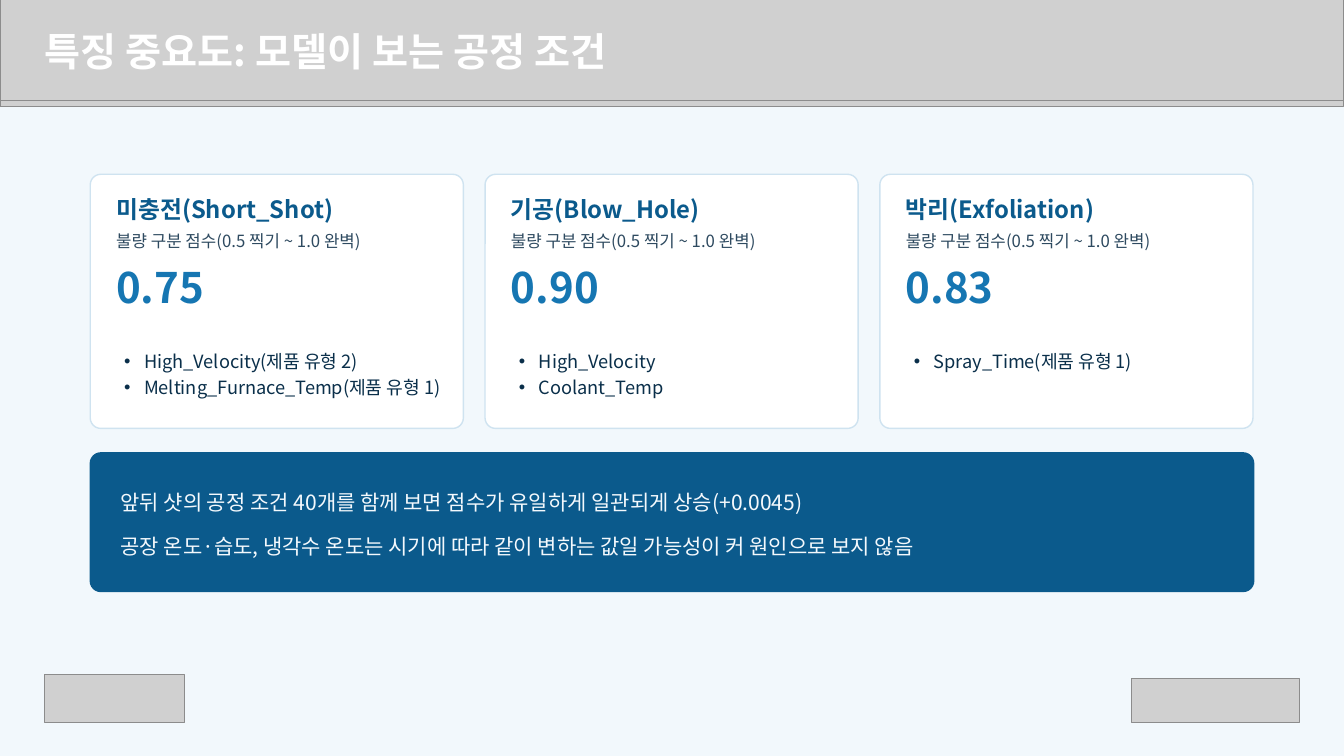
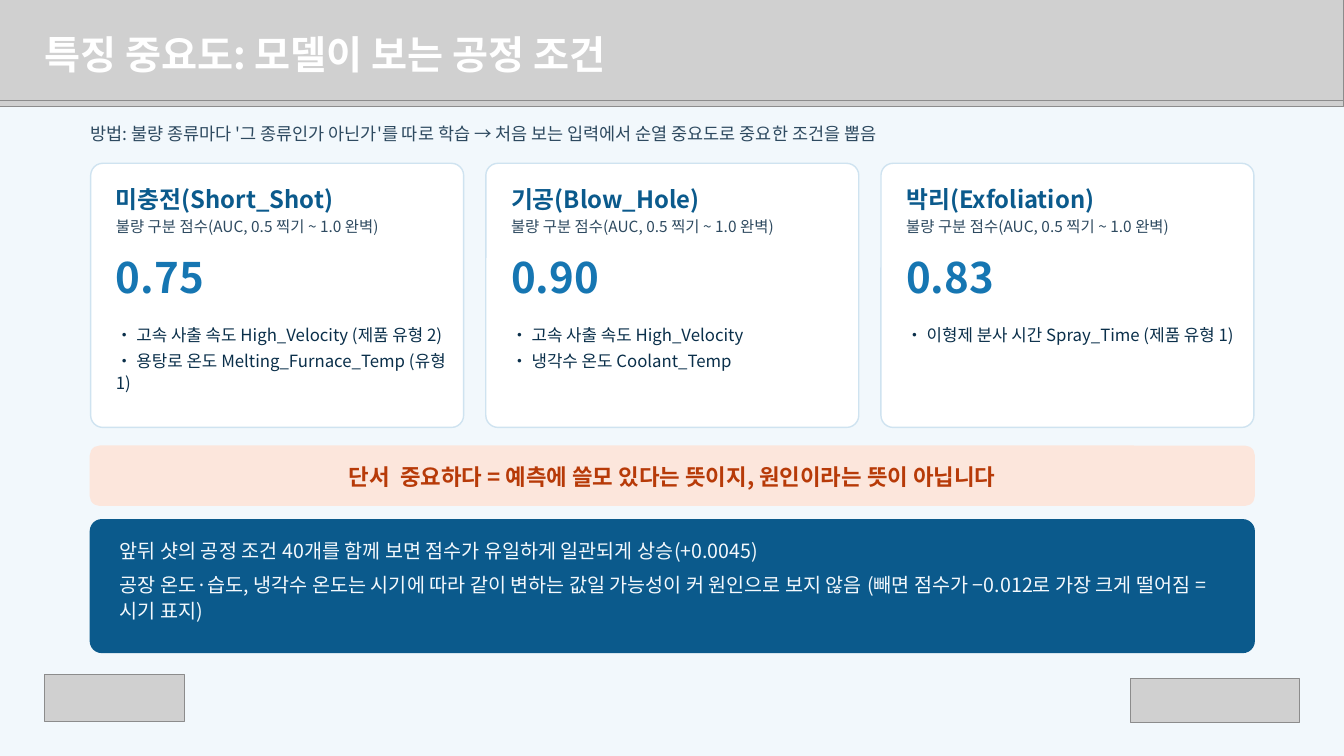
Before and after one commit to hajin-eng/team1-deeplearning, a slide deck: slide 7 of 최종프로젝트_학생배포/보고서/발표자료_1조.pptx. Drawn at 1344x756 pixels with LibreOffice and Linux fonts; fonts in the diff are those of the drawing; grey boxes stand for pictures. Boxes give left, top, right and bottom in pixels: in the first picture for what was removed or moved away, otherwise in the second. Text is boxed around its words. In the diff, an @@ line names an element or a change of style, - is before the commit and + after.

Commit message:
README·requirements 추가, 발표 자료를 최종본으로 교체, 옛 웹 보고서와 절대경로 스크립트 삭제

```diff
--- a/최종프로젝트_학생배포/보고서/발표자료_1조.pptx
+++ b/최종프로젝트_학생배포/보고서/발표자료_1조.pptx
@@ text "특징 중요도: 모델이 보는 공정 ..." at [44, 36, 606, 72]: line spacing 36.4pt to 1.1; vertical alignment top to middle @@
@@ text added at [91, 125, 876, 142], 12.5 pt, text #2E4A60 @@
+방법: 불량 종류마다 '그 종류인가 아닌가'를 따로 학습 → 처음 보는 입력에서 순열 중요도로 중요한 조건을 뽑음
@@ rounded rectangle: place and size @@
-rounded rectangle at [91, 174, 464, 429]
+rounded rectangle at [91, 163, 464, 427]
@@ rounded rectangle: place and size @@
-rounded rectangle at [485, 174, 858, 429]
+rounded rectangle at [486, 163, 859, 427]
@@ rounded rectangle: place and size @@
-rounded rectangle at [880, 174, 1253, 429]
+rounded rectangle at [881, 163, 1254, 427]
@@ line spacing 20.4pt to 1.1 in 3 elements at [116, 188, 333, 213], [906, 188, 1094, 213], [511, 188, 700, 213] @@
@@ text at [116, 219, 379, 235]: text changed; size 12 to 11 pt @@
-불량 구분 점수(0.5 찍기 ~ 1.0 완벽)
+불량 구분 점수(AUC, 0.5 찍기 ~ 1.0 완벽)
@@ text at [511, 219, 774, 235]: text changed; size 12 to 11 pt @@
-불량 구분 점수(0.5 찍기 ~ 1.0 완벽)
+불량 구분 점수(AUC, 0.5 찍기 ~ 1.0 완벽)
@@ text at [906, 219, 1169, 235]: text changed; size 12 to 11 pt @@
-불량 구분 점수(0.5 찍기 ~ 1.0 완벽)
+불량 구분 점수(AUC, 0.5 찍기 ~ 1.0 완벽)
@@ 6 texts: place and size @@
-6 texts at [116, 198, 1094, 304]
+6 texts at [116, 188, 1094, 294]
@@ line spacing 34.5pt to 1.1 in 3 elements at [116, 261, 204, 294], [906, 261, 994, 294], [511, 261, 599, 294] @@
@@ text at [116, 327, 446, 392]: text changed; size 13 to 12 pt @@
-• High_Velocity(제품 유형 2)
-• Melting_Furnace_Temp(제품 유형 1)
+• 고속 사출 속도 High_Velocity (제품 유형 2)
+• 용탕로 온도 Melting_Furnace_Temp (유형 1)
@@ text at [532, 327, 744, 371]: text changed; size 13 to 12 pt @@
-• High_Velocity
-• Coolant_Temp
+• 고속 사출 속도 High_Velocity
+• 냉각수 온도 Coolant_Temp
@@ text at [927, 327, 1234, 345]: text changed; size 13 to 12 pt @@
-• Spray_Time(제품 유형 1)
+• 이형제 분사 시간 Spray_Time (제품 유형 1)
@@ rounded rectangle added at [90, 446, 1255, 506], fill #FCE6DC, 16 pt, text #B73A08, bold @@
+단서 중요하다 = 예측에 쓸모 있다는 뜻이지, 원인이라는 뜻이 아닙니다
@@ text removed at [120, 492, 802, 514] @@
-앞뒤 샷의 공정 조건 40개를 함께 보면 점수가 유일하게 일관되게 상승(+0.0045)
@@ proportions changed in 4 elements at [91, 163, 464, 427], [486, 163, 859, 427], [881, 163, 1254, 427], [90, 519, 1255, 653] @@
@@ rounded rectangle: place and size @@
-rounded rectangle at [90, 453, 1255, 593]
+rounded rectangle at [90, 519, 1255, 653]
@@ text at [120, 541, 1190, 622]: text changed; size 15 to 14 pt @@
-공장 온도·습도, 냉각수 온도는 시기에 따라 같이 변하는 값일 가능성이 커 원인으로 보지 않음
+앞뒤 샷의 공정 조건 40개를 함께 보면 점수가 유일하게 일관되게 상승(+0.0045)
+공장 온도·습도, 냉각수 온도는 시기에 따라 같이 변하는 값일 가능성이 커 원인으로 보지 않음 (빼면 점수가 −0.012로 가장 크게 떨어짐 = 시기 표지)
```
Also in this commit, not shown: 11 other slides changed, 8 slides added, 1 slide removed, 7 other files.
